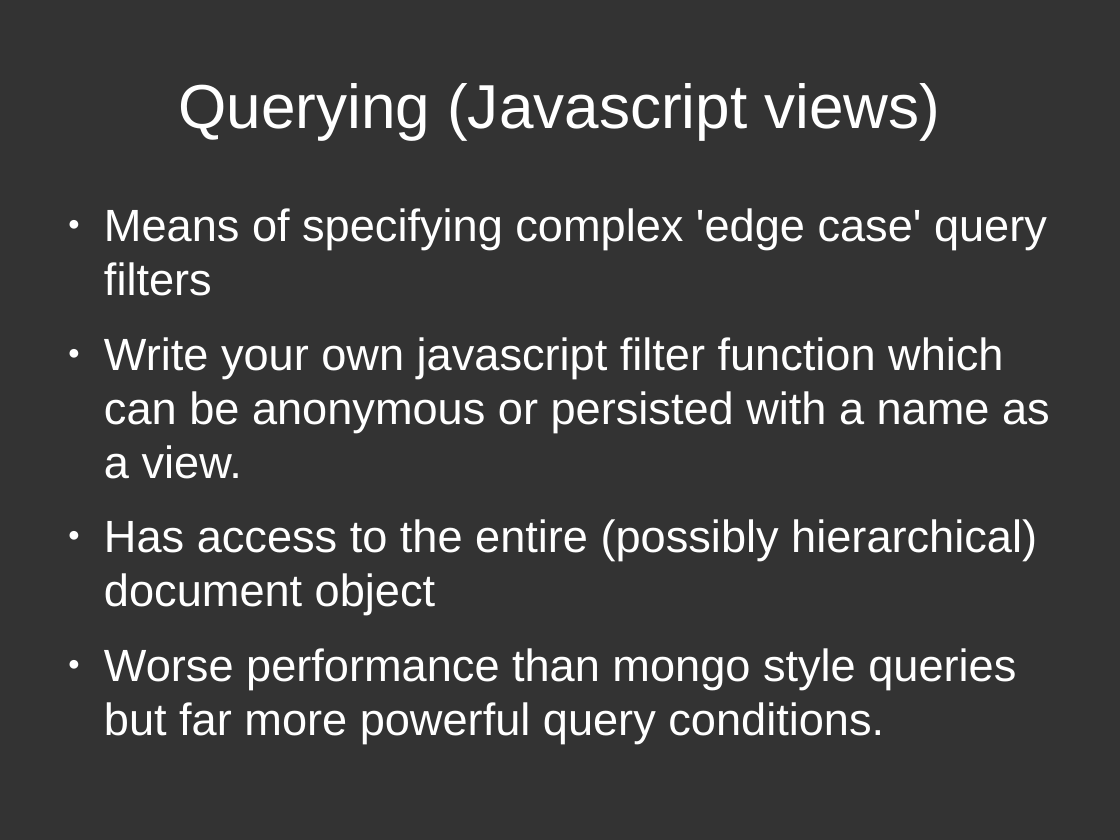
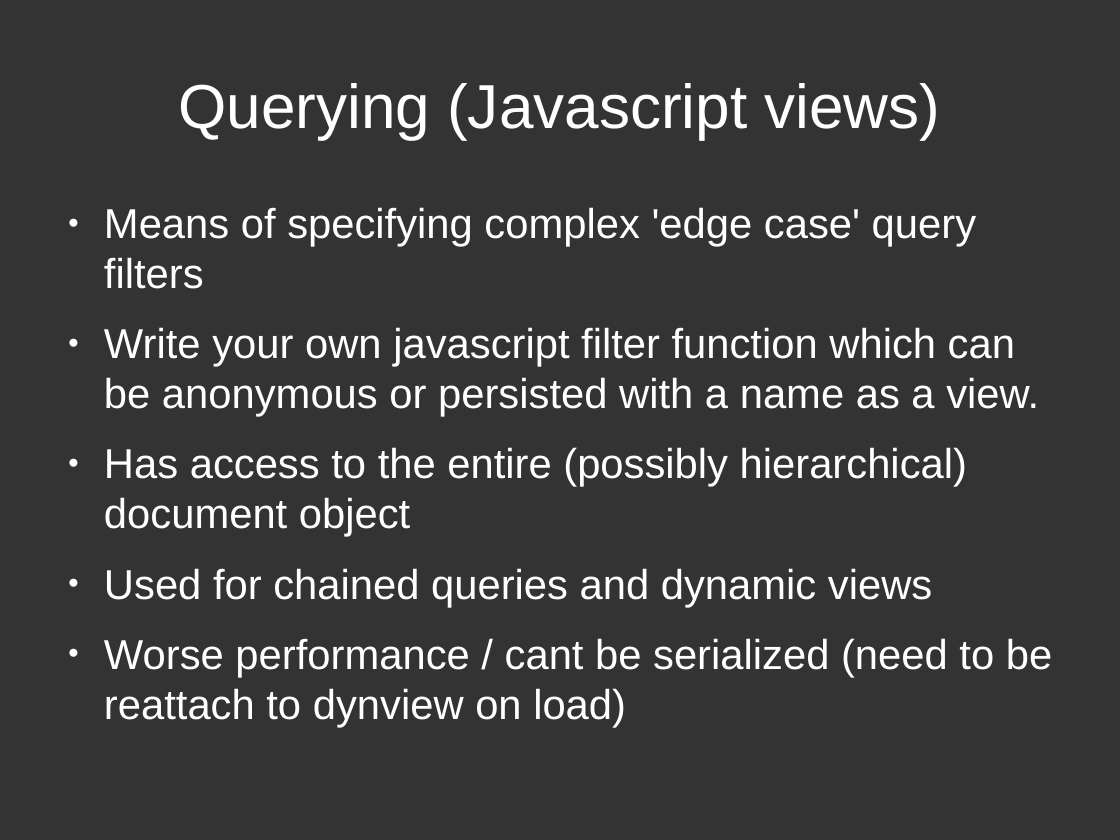
Before and after one commit to techfort/LokiJS, a slide deck: slide 9 of docs/lokijs.odp. Drawn at 1120x840 pixels with LibreOffice and Linux fonts; fonts in the diff are those of the drawing. Boxes give left, top, right and bottom in pixels: in the first picture for what was removed or moved away, otherwise in the second. Text is boxed around its words. In the diff, an @@ line names an element or a change of style, - is before the commit and + after.

```diff
--- a/docs/lokijs.odp
+++ b/docs/lokijs.odp
@@ text at (104,207,1039,537): size 32 to 29.6 pt in "Means of specifying complex 'edge case' query ...", "Write your own javascript filter function which ...", "Has access to the entire (possibly hierarchical) ..." @@
@@ text at (104,568,1052,677): text changed; size 32 to 29.6 pt @@
-● Worse performance than mongo style queries but far more powerful query conditions.
+● Used for chained queries and dynamic views
+● Worse performance / cant be serialized (need to be reattach to dynview on load)
```
Also in this commit, not shown: 4 other slides changed, 2 slides added.
